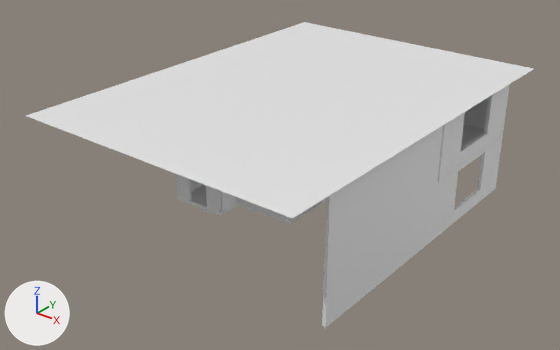
The FBX model UE5_job/Content/Models/apartmentStructs/Apartment.fbx as it was, and as the next commit left it.
Rendered twice from a 50 mm camera at (15.62, -26.71, 9.79) aimed at (-2.16, -4.48, -3.99). Every picture has the same lights, and +X, +Y and +Z are marked at lower left. The first picture is the older version. Materials are left out; every surface is plain grey. Where no turn or scale is listed for an object, it has been applied to the vertices.

The first picture shows 'Plane', 'blank wall.002', 'hallFloor', 'mainFloor', 'oneDoorWall', 'twoDoorWall.001', 'windowWall', 'windowWall.001' and 5 more.
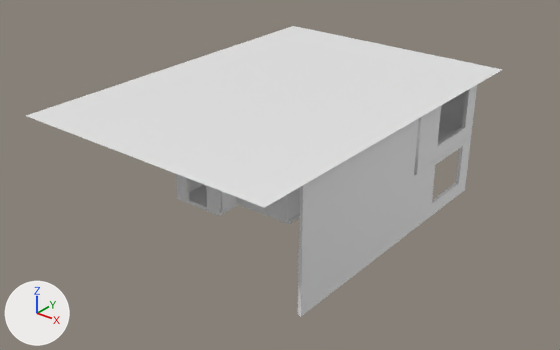
Where the newer file only moved an object's origin or applied its transform, the numbers keep the older frame.

The change in detail:
me_cube_047 is used by ob_mainfloor; location (-0.4, 0.21, -2.99).
me_cube_047 had 8 vertices, 6 faces and spanned x -2.9..4.21, y -2.74..2.74, z -0.13..0.0.
me_cube_047 now has 8 vertices, 6 faces and spans x -3.3..2.81, y -2.53..2.0, z -3.12..-2.99.
me_cube_047 part 5: the whole mesh is rebuilt.
me_cube_075 is used by ob_windowwall; location (-0.62, -0.02, 0.01); scale (0.00754, 0.00976, 0.01).
me_cube_075 had 16 vertices, 16 faces and spanned x 587.0..606.0, y -269.0..315.0, z -311.0..-53.0.
me_cube_075 now has 16 vertices, 16 faces and spans x 281.0..296.0, y -264.0..211.0, z -310.0..-52.0.
me_cube_075 part 3: 16 of 16 vertices moved; they spanned x 587.0..606.0, y -269.0..315.0, z -311.0..-53.0 and now span x 281.0..296.0, y -264.0..211.0, z -310.0..-52.0; mean shift (-308.0, -26.0, 1.0).
me_plane_009 is used by ob_plane; location (0.45, -3.64, -0.51).
me_plane_009 had 4 vertices, 1 face and spanned x -8.4..3.8, y -8.4..8.4, z 0.0.
me_plane_009 now has 4 vertices, 1 face and spans x -8.4..2.8, y -8.4..7.4, z 0.0.
Part 6, on me_plane_009:
Vertex 0 of me_plane_009 moves from (3.8, -8.4, 0.0) at pixel (292, 218) to (2.8, -8.4, 0.0) at pixel (264, 207).
Vertex 2 of me_plane_009 moves from (3.8, 8.4, 0.0) at pixel (534, 68) to (2.8, 7.4, 0.0) at pixel (502, 69).
Vertex 3 of me_plane_009 moves from (-8.4, 8.4, 0.0) at pixel (304, 22) to (-8.4, 7.4, 0.0) at pixel (293, 25).
me_cube_076 is used by ob_windowwall_001; location (-0.62, -0.02, -2.55); scale (0.00754, 0.00976, 0.01).
me_cube_076 had 20 vertices, 20 faces and spanned x 587.0..606.0, y -997.0..315.0, z -311.0..-53.0.
me_cube_076 now has 20 vertices, 20 faces and spans x 281.0..296.0, y -975.0..211.0, z -566.0..-308.0.
me_cube_076 part 2: 20 of 20 vertices moved; they spanned x 587.0..606.0, y -997.0..315.0, z -311.0..-53.0 and now span x 281.0..296.0, y -975.0..211.0, z -566.0..-308.0; mean shift (-308.0, -16.0, -255.0).
me_cube_045 is used by ob_blank_wall_002; location (7.25, -5.72, 0.0).
me_cube_045 had 8 vertices, 6 faces and spanned x -3.41..-3.3, y -4.04..3.06, z -3.09..-0.52.
me_cube_045 now has 8 vertices, 6 faces and spans x 2.85..2.96, y -9.75..-2.66, z -3.09..-0.52.
me_cube_045 part 4: the whole mesh is moved by (6.26, -5.72, 0.0).
me_cube_048 is used by ob_onedoorwall; location (-0.62, -0.02, 0.01); scale (0.00754, 0.00976, 0.01).
me_cube_048 had 24 vertices, 22 faces and spanned x -356.0..587.0, y 300.0..313.0, z -300.0..-53.0.
me_cube_048 now has 24 vertices, 22 faces and spans x -330.0..281.0, y 197.0..210.0, z -299.0..-52.0.
me_cube_048 part 1: 24 of 24 vertices moved; they spanned x -356.0..587.0, y 300.0..313.0, z -300.0..-53.0 and now span x -330.0..281.0, y 197.0..210.0, z -299.0..-52.0; mean shift (-76.0, -104.0, 1.0).
Object 'mainFloor' (ob_mainfloor) moves from (-0.4, 0.21, -2.99) to (0.0, 0.0, 0.0).
Object 'windowWall' (ob_windowwall) moves from (-0.62, -0.02, 0.01) to (0.0, 0.0, 0.0).
Object 'windowWall' (ob_windowwall) is rescaled from (0.00754, 0.00976, 0.01) to (0.01, 0.01, 0.01).
Object 'windowWall.001' (ob_windowwall_001) moves from (-0.62, -0.02, -2.55) to (0.0, 0.0, 0.0).
Object 'windowWall.001' (ob_windowwall_001) is rescaled from (0.00754, 0.00976, 0.01) to (0.01, 0.01, 0.01).
Object 'blank wall.002' (ob_blank_wall_002) moves from (7.25, -5.72, 0.0) to (0.0, 0.0, 0.0).
Object 'oneDoorWall' (ob_onedoorwall) moves from (-0.62, -0.02, 0.01) to (0.0, 0.0, 0.0).
Object 'oneDoorWall' (ob_onedoorwall) is rescaled from (0.00754, 0.00976, 0.01) to (0.01, 0.01, 0.01).
Object 'twoDoorWall.001' (ob_twodoorwall_001) moves from (-0.43, -9.65, -1.52) to (0.0, 0.0, 0.0).

Where the change shows, as pixel boxes (x1, y1, x2, y2) in the pictures (560 x 350 px):
'Plane', reshaped (6% narrower, 7% shorter)
    before: (26, 22, 534, 218)
    after: (26, 26, 503, 208)
'windowWall.001', reshaped, moved, rescaled (7% shorter)
    before: (322, 135, 503, 328)
    after: (298, 137, 471, 316)
'blank wall.002', moved
    before: (325, 126, 443, 260)
    after: (299, 118, 419, 250)
'windowWall', reshaped, moved, rescaled (13% narrower, 8% shorter)
    before: (441, 84, 510, 179)
    after: (417, 85, 477, 172)
'oneDoorWall', reshaped, moved, rescaled
    before: (464, 97, 489, 128)
    after: (439, 91, 466, 130)
'twoDoorWall.001', moved
    both: (176, 174, 222, 213)
'mainFloor', reshaped, moved
    before: (461, 124, 485, 149)
    after: (438, 127, 455, 142)
'bathroomWall.001', unchanged, uncovered by the edit
    before: (237, 197, 292, 222)
    after: (237, 187, 300, 222)
